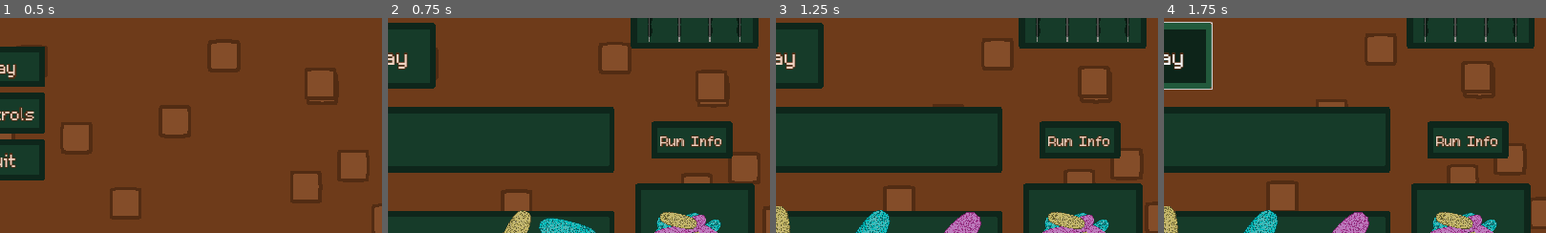
Above: before the commit, frames 1-4 (left to right).
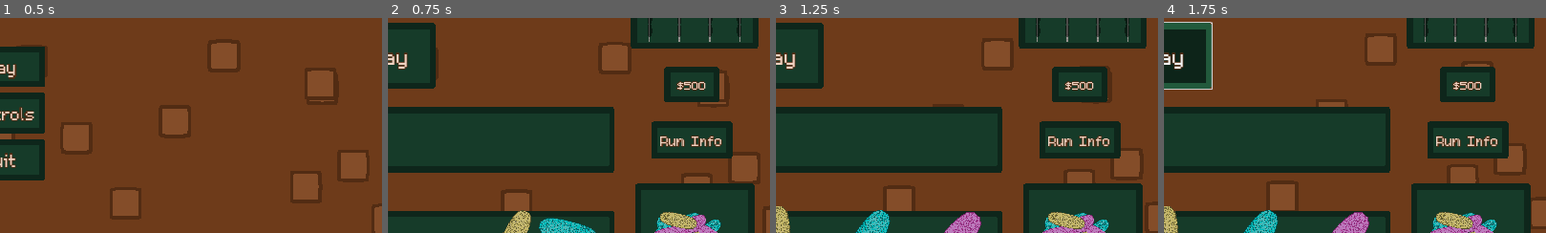
Above: after the commit, the same moments.

Repository: Splashy-Inc/caddishack
Game: Godot game, scene res://SCENES/screen_manager.tscn
Two runs of this game, one before a commit and one after it. Both use one fixed random seed, a clock stepped at 60 frames per second and the inputs below. The engine's default icon, where the game draws it, is replaced by a stand-in: a white triangle on a blue panel in a dark square.
Inputs:
- Up to frame 1 (0.5 s): no input
- Up to frame 2 (0.75 s): click "Play" at 0.5 s
- Up to frame 3 (1.25 s): no input
- Up to frame 4 (1.75 s): click "Play" at 1.25 s
The pictures show only the part of the screen within x 50-100%, y 31-81%; the shares and areas given below are measured in that part.

Frame 1 is identical in both runs. In frame 2, 2.4% of the frame differs, in the area x 72-87%, y 22-40%; in frame 3, 2.3%; in frame 4, 2.3%.

Commit message:
Better display of money

Diff:
--- a/SCENES/CRAFT_STATION/bracelet_station.tscn
+++ b/SCENES/CRAFT_STATION/bracelet_station.tscn
@@ -70,3 +70,4 @@
 [connection signal="bead_clicked" from="PlayingField/HandPanel" to="." method="_on_hand_panel_bead_clicked"]
 
 [editable path="PlayingField/DiscardPile"]
+[editable path="StationUI"]
--- a/SCENES/GUI/station_ui.tscn
+++ b/SCENES/GUI/station_ui.tscn
@@ -6,6 +6,7 @@
 [ext_resource type="StyleBox" uid="uid://clyq3pof6wks3" path="res://RESOURCES/button_box_normal.tres" id="4_e2emd"]
 [ext_resource type="Script" path="res://SCRIPTS/GUI/speed_up_button.gd" id="5_a0mxi"]
 [ext_resource type="FontFile" uid="uid://di1ynwh6doxnf" path="res://ASSETS/Font/m5x7.ttf" id="6_h6vni"]
+[ext_resource type="Theme" uid="uid://x3hcgv6o4dat" path="res://RESOURCES/brown_text.tres" id="7_xkwhh"]
 
 [sub_resource type="LabelSettings" id="LabelSettings_yi2vk"]
 font = ExtResource("6_h6vni")
@@ -13,6 +14,21 @@
 font_color = Color(0.941176, 0.827451, 0.760784, 1)
 outline_size = 5
 outline_color = Color(0.321569, 0.172549, 0.0745098, 1)
+
+[sub_resource type="Animation" id="Animation_v26qx"]
+length = 0.001
+tracks/0/type = "value"
+tracks/0/imported = false
+tracks/0/enabled = true
+tracks/0/path = NodePath(".:scale")
+tracks/0/interp = 1
+tracks/0/loop_wrap = true
+tracks/0/keys = {
+"times": PackedFloat32Array(0),
+"transitions": PackedFloat32Array(1),
+"update": 0,
+"values": [Vector2(1, 1)]
+}
 
 [sub_resource type="Animation" id="Animation_k6mpo"]
 resource_name = "pulse"
@@ -31,30 +47,16 @@
 "values": [Vector2(1, 1), Vector2(1.1, 1.1)]
 }
 
-[sub_resource type="Animation" id="Animation_v26qx"]
-length = 0.001
-tracks/0/type = "value"
-tracks/0/imported = false
-tracks/0/enabled = true
-tracks/0/path = NodePath(".:scale")
-tracks/0/interp = 1
-tracks/0/loop_wrap = true
-tracks/0/keys = {
-"times": PackedFloat32Array(0),
-"transitions": PackedFloat32Array(1),
-"update": 0,
-"values": [Vector2(1, 1)]
-}
-
 [sub_resource type="AnimationLibrary" id="AnimationLibrary_8poty"]
 _data = {
 "RESET": SubResource("Animation_v26qx"),
 "pulse": SubResource("Animation_k6mpo")
 }
 
-[node name="StationUI" type="CanvasLayer" node_paths=PackedStringArray("terrarium_ui")]
+[node name="StationUI" type="CanvasLayer" node_paths=PackedStringArray("terrarium_ui", "bracelet_station_ui")]
 script = ExtResource("1_5havd")
 terrarium_ui = NodePath("TerrariumUI")
+bracelet_station_ui = NodePath("BraceletStationUI")
 
 [node name="PauseButton" parent="." instance=ExtResource("1_l6r4l")]
 offset_left = -34.0
@@ -96,5 +98,24 @@
 }
 autoplay = "pulse"
 
+[node name="BraceletStationUI" type="Control" parent="."]
+layout_mode = 3
+anchors_preset = 0
+offset_right = 40.0
+offset_bottom = 40.0
+
+[node name="Money" type="Button" parent="BraceletStationUI"]
+custom_minimum_size = Vector2(92, 0)
+layout_mode = 0
+offset_left = 1103.0
+offset_top = 304.0
+offset_right = 1195.0
+offset_bottom = 362.0
+mouse_filter = 2
+theme = ExtResource("7_xkwhh")
+theme_override_styles/disabled = ExtResource("4_e2emd")
+theme_override_styles/normal = ExtResource("4_e2emd")
+text = "$1000"
+
 [connection signal="button_down" from="TerrariumUI/SpeedUpButton" to="TerrariumUI/SpeedUpButton" method="_on_button_down"]
 [connection signal="button_up" from="TerrariumUI/SpeedUpButton" to="TerrariumUI/SpeedUpButton" method="_on_button_up"]
--- a/SCRIPTS/CRAFT_STATION/bracelet_station.gd
+++ b/SCRIPTS/CRAFT_STATION/bracelet_station.gd
@@ -13,6 +13,7 @@
 @onready var info_panel: BraceletInfoPanel = $PlayingField/InfoPanel
 @onready var discard_button: DiscardButton = $PlayingField/DiscardButton
 @onready var play_button: Button = $PlayingField/PlayButton
+@onready var money: Button = $StationUI/BraceletStationUI/Money
 
 # Called when the node enters the scene tree for the first time.
 func _ready() -> void:
@@ -61,6 +62,7 @@
 		Globals.change_run_money(await bracelet_panel.bracelet.calculate_value(true))
 		complete_bracelet_panel.add_bracelet(bracelet_panel.bracelet)
 		Globals.run_info.bracelets = complete_bracelet_panel.get_bracelets_info()
+		money.text = "$" + str(Globals.run_info.money)
 		await get_tree().create_timer(1).timeout
 
 		Globals.run_info.bead_pile.beads = []
@@ -92,6 +94,7 @@
 	discard_pile.clear_beads()
 	draw_pile.set_beads(Globals.run_info.bead_pile)
 	complete_bracelet_panel.fill_bracelets(Globals.run_info.bracelets)
+	money.text = "$" + str(Globals.run_info.money)
 	fill_hand()
 
 func check_can_discard():
--- a/SCRIPTS/GUI/station_ui.gd
+++ b/SCRIPTS/GUI/station_ui.gd
@@ -3,11 +3,13 @@
 class_name StationUI
 
 @export var terrarium_ui: Control
+@export var bracelet_station_ui: Control
 @onready var materials_out_label: Label = $TerrariumUI/Label
 
 # Called when the node enters the scene tree for the first time.
 func _ready() -> void:
 	terrarium_ui.visible = get_parent() is TerrariumStation
+	bracelet_station_ui.visible = get_parent() is BraceletStation
 	materials_out_label.hide()
 
 # Called every frame. 'delta' is the elapsed time since the previous frame.
Not shown: 1 places in SCENES/GUI/station_ui.tscn that only renumber resources
